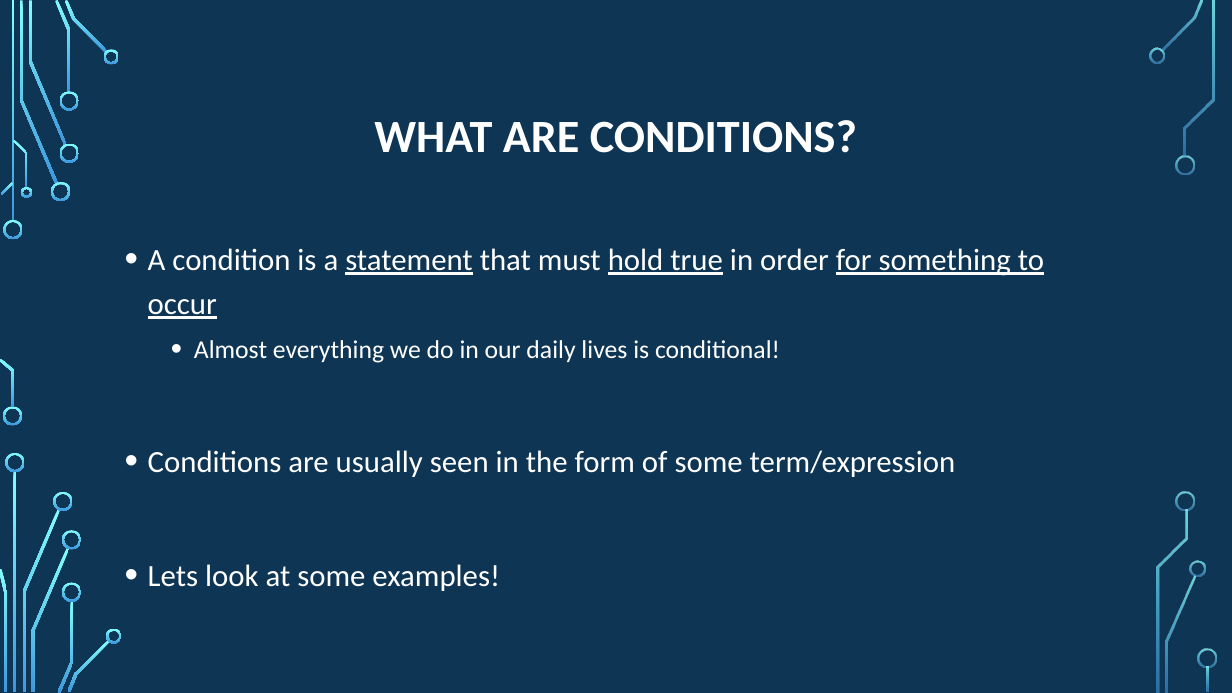
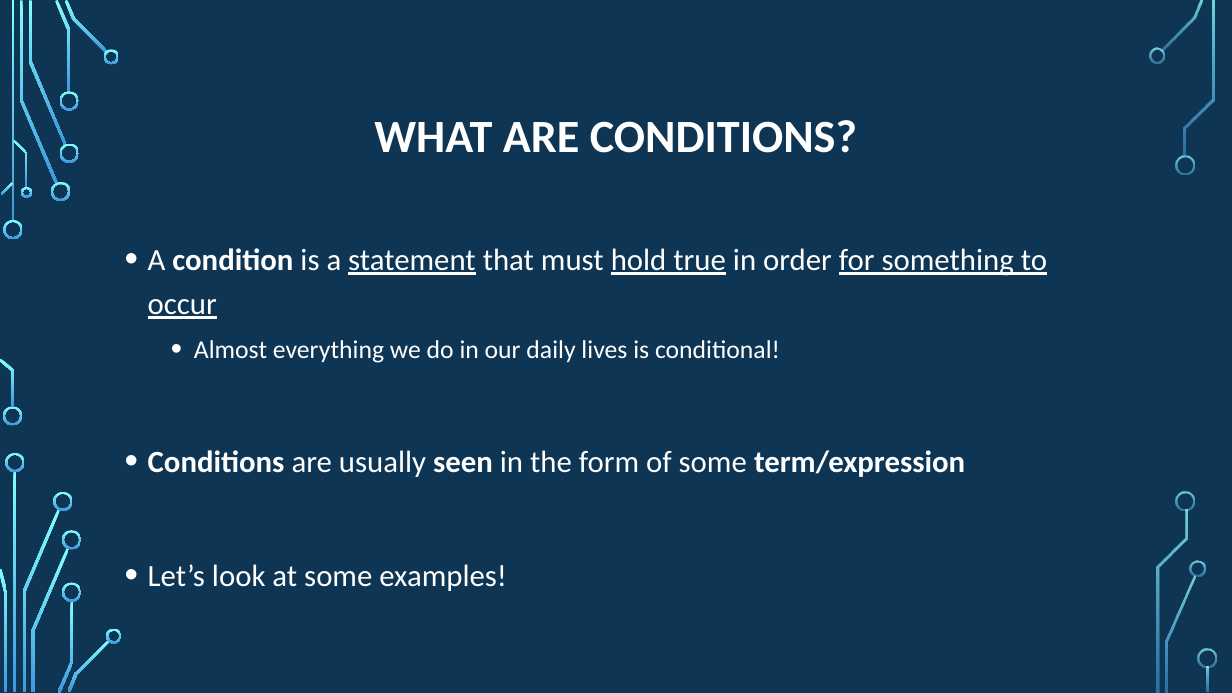
Before and after one commit to psypdt/ZIS_C-_Summer_Course_2019, a slide deck: slide 4 of Day_2/Day_2.pptx. Drawn at 1232x693 pixels with LibreOffice and Linux fonts; fonts in the diff are those of the drawing; background and template pictures are left out. Boxes give left, top, right and bottom in pixels: in the first picture for what was removed or moved away, otherwise in the second. Text is boxed around its words. In the diff, an @@ line names an element or a change of style, - is before the commit and + after.

```diff
--- a/Day_2/Day_2.pptx
+++ b/Day_2/Day_2.pptx
@@ text at bbox=[148, 248, 1047, 477]: bold on in "condition", "Conditions seen term/expression" @@
@@ text at bbox=[148, 564, 507, 591]: text changed @@
-• Lets look at some examples!
+• Let’s look at some examples!
```
Also in this commit, not shown: 17 other slides changed.
